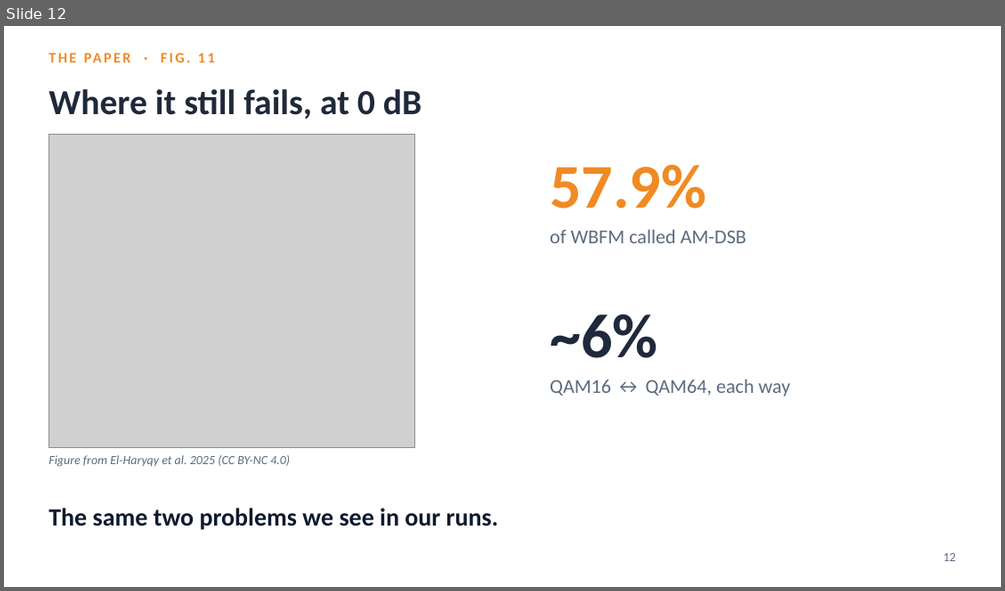
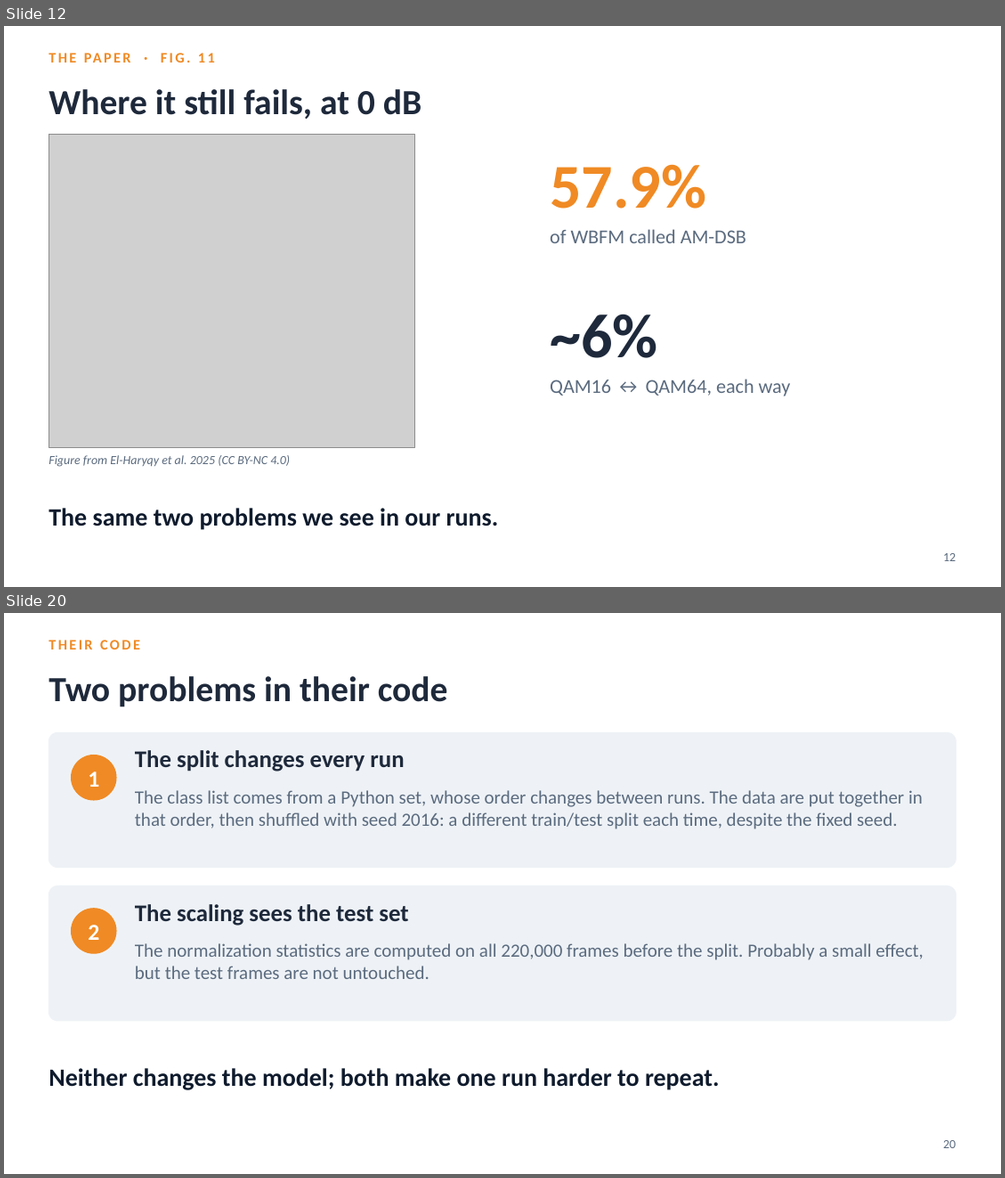
Before and after one commit to YusufBilo78/amc, a slide deck: deck/moshe_paper_icrnna.pptx. Shown one above the other, each under a label of ours: slide 12 before the commit, slides 12 and 20 after it; the slides between them are not shown. The pictures are 1005x591 and 1005x1178 pixels, drawn with LibreOffice and Linux fonts; fonts in the diff are those of the drawing; grey boxes stand for pictures. Boxes give left, top, right and bottom in pixels: in the first picture for what was removed or moved away, otherwise in the second. Text is boxed around its words. In the diff, an @@ line names an element or a change of style, - is before the commit and + after.

```diff
--- a/deck/moshe_paper_icrnna.pptx
+++ b/deck/moshe_paper_icrnna.pptx
@@ slide 20 added at [4, 613, 1001, 1174], background #FFFFFF @@
@@ text added at [48, 640, 140, 649], 14 pt, text #F08A24, bold @@
+THEIR CODE
@@ text added at [48, 676, 448, 707], 34 pt, text #1E293B, bold @@
+Two problems in their code
@@ rounded rectangle added at [48, 732, 956, 868], fill #EEF2F6, outline #EEF2F6 1 pt @@
@@ ellipse added at [72, 755, 116, 800], fill #F08A24, outline #F08A24 1 pt @@
@@ text added at [88, 771, 99, 787], 22 pt, text #FFFFFF, bold @@
+1
@@ text added at [135, 750, 404, 771], 23 pt, text #1E293B, bold @@
+The split changes every run
@@ text added at [135, 790, 922, 829], 18 pt, text #5B6B7F @@
+The class list comes from a Python set, whose order changes between runs. The data are put together in that order, then shuffled with seed 2016: a different train/test split each time, despite the fixed seed.
@@ rounded rectangle added at [48, 886, 956, 1021], fill #EEF2F6, outline #EEF2F6 1 pt @@
@@ text added at [135, 904, 408, 925], 23 pt, text #1E293B, bold @@
+The scaling sees the test set
@@ ellipse added at [72, 908, 116, 953], fill #F08A24, outline #F08A24 1 pt @@
@@ text added at [88, 925, 99, 940], 22 pt, text #FFFFFF, bold @@
+2
@@ text added at [135, 943, 923, 979], 18 pt, text #5B6B7F @@
+The normalization statistics are computed on all 220,000 frames before the split. Probably a small effect, but the test frames are not untouched.
@@ text added at [48, 1068, 720, 1090], 24 pt, text #0F1B2D, bold @@
+Neither changes the model; both make one run harder to repeat.
@@ text added at [943, 1140, 955, 1148], 12 pt, text #5B6B7F @@
+20
```
Also in this commit, not shown: 7 slides changed, 6 other slides added, 4 other files.
